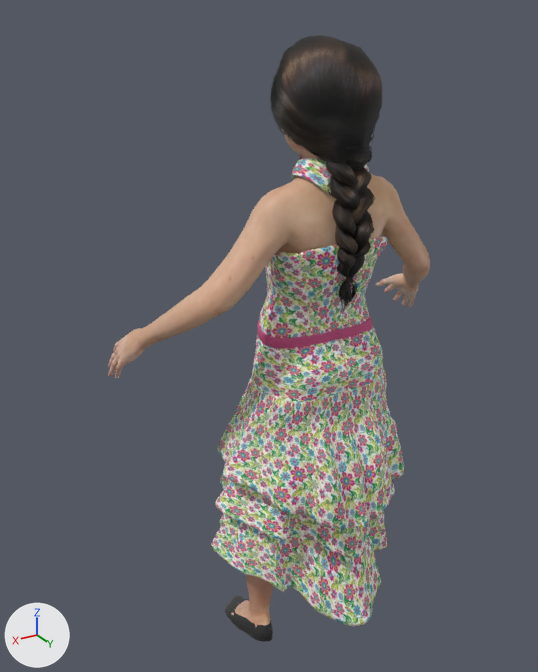
What one commit did to the glTF model avatares/visor/modelos/nina.glb.
Rendered twice from a camera (50 mm lens) standing at (0.682, 0.951, 1.119) and looking at (0.056, -0.093, 0.597). Lighting does not change. The marker at lower left points along +X, +Y and +Z. The first picture is the older version.

Before the edit, the objects in view are built like this:
```python
me_base = bpy.data.meshes.new('base')
me_base.from_pydata(...)  # 9575 vertices, 18874 faces; spans x -0.329..0.329, y -0.209..0.055, z 0.007..1.083
me_base.materials.append(mat_nina_body)  # picture img_young_lightskinned_female_diffuse
me_braid01 = bpy.data.meshes.new('braid01')
me_braid01.from_pydata(...)  # 4374 vertices, 5518 faces; spans x -0.082..0.08, y -0.114..0.095, z 0.668..1.092
me_braid01.materials.append(mat_nina_braid01)
me_flats_ballet = bpy.data.meshes.new('flats_ballet')
me_flats_ballet.from_pydata(...)  # 4556 vertices, 8956 faces; spans x -0.152..0.152, y -0.141..0.013, z -0.021..0.043
me_flats_ballet.materials.append(mat_nina_toigo_ballet_flats)
ob_nina_body = bpy.data.objects.new('nina.body', me_base)
ob_nina_body.location = (0.0, 0.0, 0.0)
ob_nina_braid01 = bpy.data.objects.new('nina.braid01', me_braid01)
ob_nina_braid01.location = (0.0, 0.0, 0.0)
ob_nina_toigo_ballet_flats = bpy.data.objects.new('nina.toigo_ballet_flats', me_flats_ballet)
ob_nina_toigo_ballet_flats.location = (0.0, 0.0, 0.0)
# also in view: 'nina.toigo_dress_with_tiered_skirt' at (0.001, -0.022, 0.513)
```
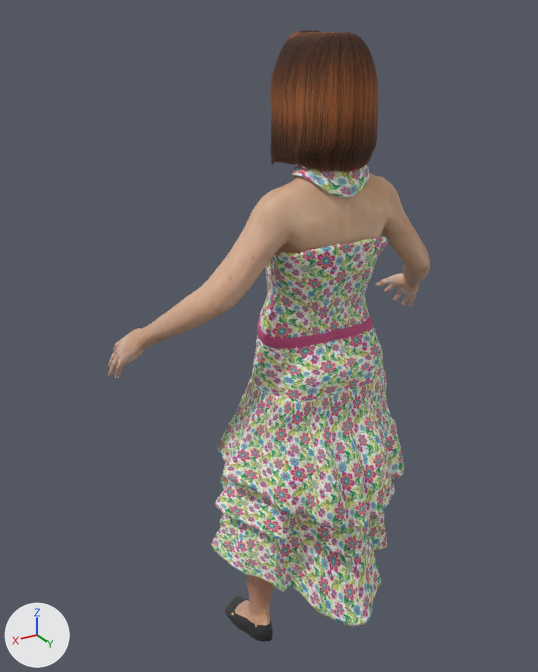
Where the change shows, as pixel boxes (x1, y1, x2, y2) in the pictures (538 x 672 px):
'nina.braid01', deleted
    before: (270, 35, 382, 317)
'nina.toigo_blunt_bob_with_bangs', added (brown)
    after: (270, 30, 378, 172)

What the commit changed:
Picture 'BakedHairNORMAL' (img_bakedhairnormal) is new.
Picture 'AuburnHair' (img_auburnhair) is new.
Material 'nina.toigo_blunt_bob_with_bangs' (mat_nina_toigo_blunt_bob_with_bangs) is new.
Uses the picture img_auburnhair.
Uses the picture img_bakedhairnormal.
Mesh me_bob_blunt_bangs is new.
It has 2663 vertices, 4972 faces and spans x -0.081..0.083, y -0.119..0.067, z 0.888..1.098.
It uses material mat_nina_toigo_blunt_bob_with_bangs.
Object 'nina.braid01' (ob_nina_braid01) is deleted.
Object 'nina.toigo_blunt_bob_with_bangs' (ob_nina_toigo_blunt_bob_with_bangs) is new; it shows me_bob_blunt_bangs.
Its location is (0.0, 0.0, 0.0).
